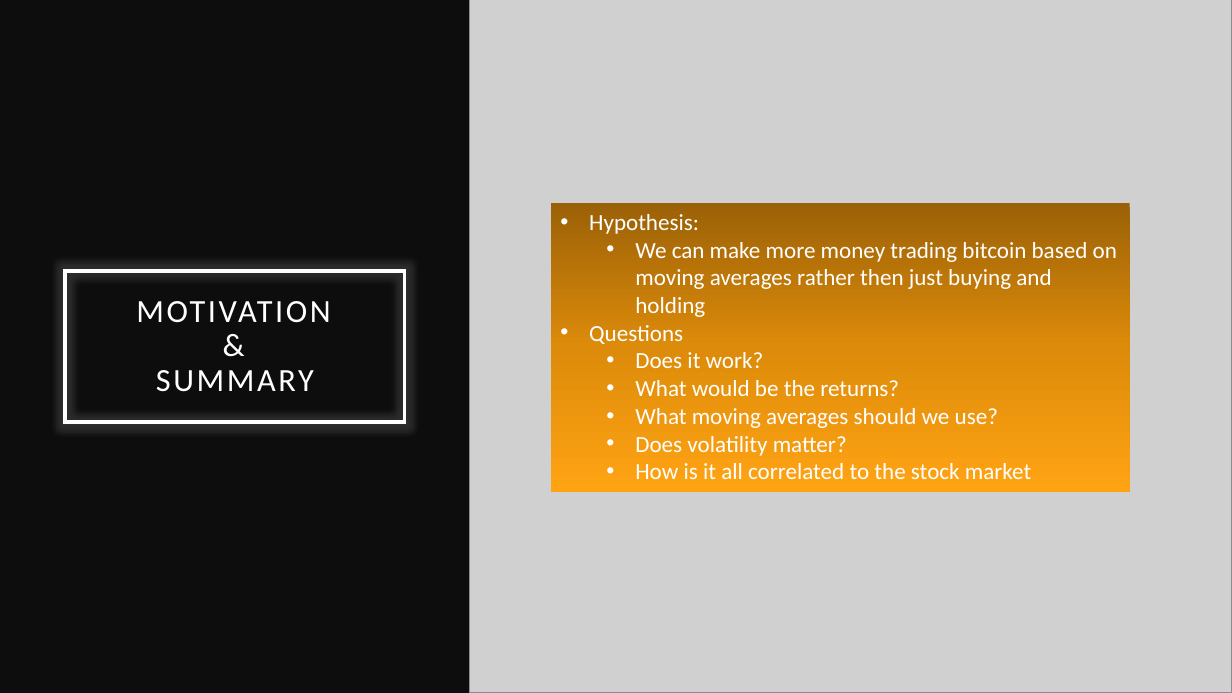
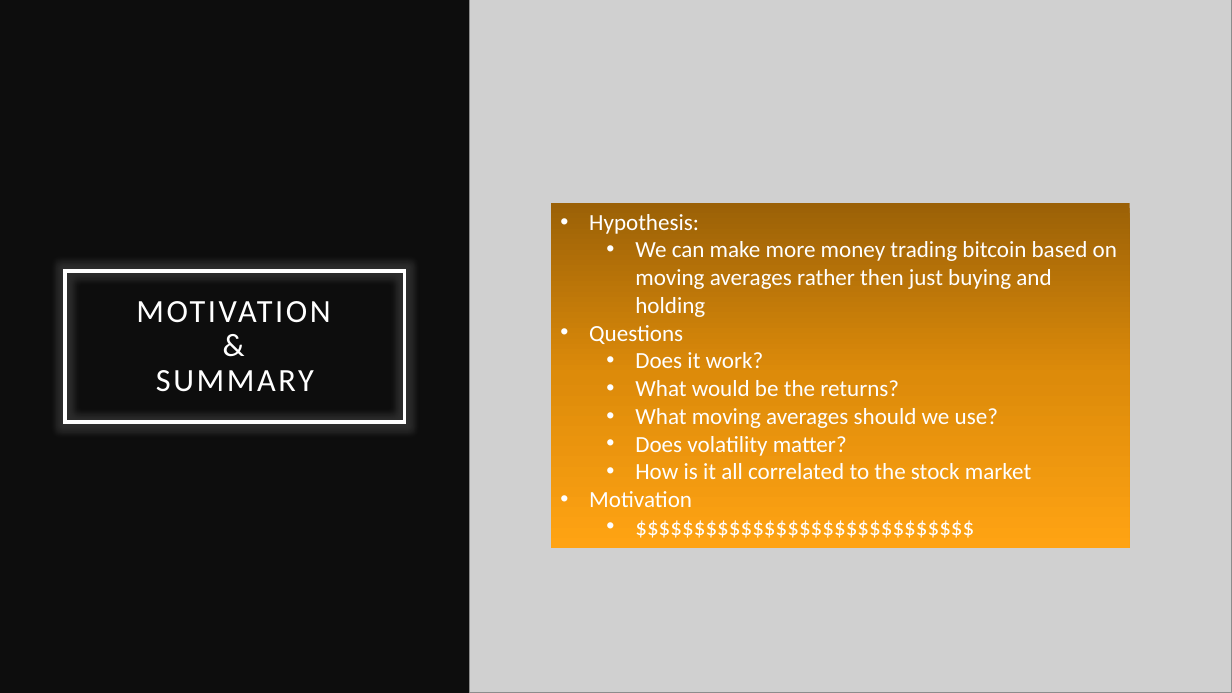
Before and after one commit to ITJedi/UMN_Fin_Project1, a slide deck: slide 2 of Project_1_Bitcoin Trading Strats.pptx. Drawn at 1232x693 pixels with LibreOffice and Linux fonts; fonts in the diff are those of the drawing; grey boxes stand for pictures. Boxes give left, top, right and bottom in pixels: in the first picture for what was removed or moved away, otherwise in the second. Text is boxed around its words. In the diff, an @@ line names an element or a change of style, - is before the commit and + after.

```diff
--- a/Project_1_Bitcoin Trading Strats.pptx
+++ b/Project_1_Bitcoin Trading Strats.pptx
@@ rectangle "Hypothesis:": place and size @@
-rectangle "Hypothesis:" at bbox=[552, 202, 1130, 492]
+rectangle "Hypothesis:" at bbox=[552, 202, 1130, 548]
@@ text in rectangle at bbox=[589, 491, 692, 507]: paragraphs added @@
+• Motivation
+  • $$$$$$$$$$$$$$$$$$$$$$$$$$$$$
```
Also in this commit, not shown: 5 other slides changed.
